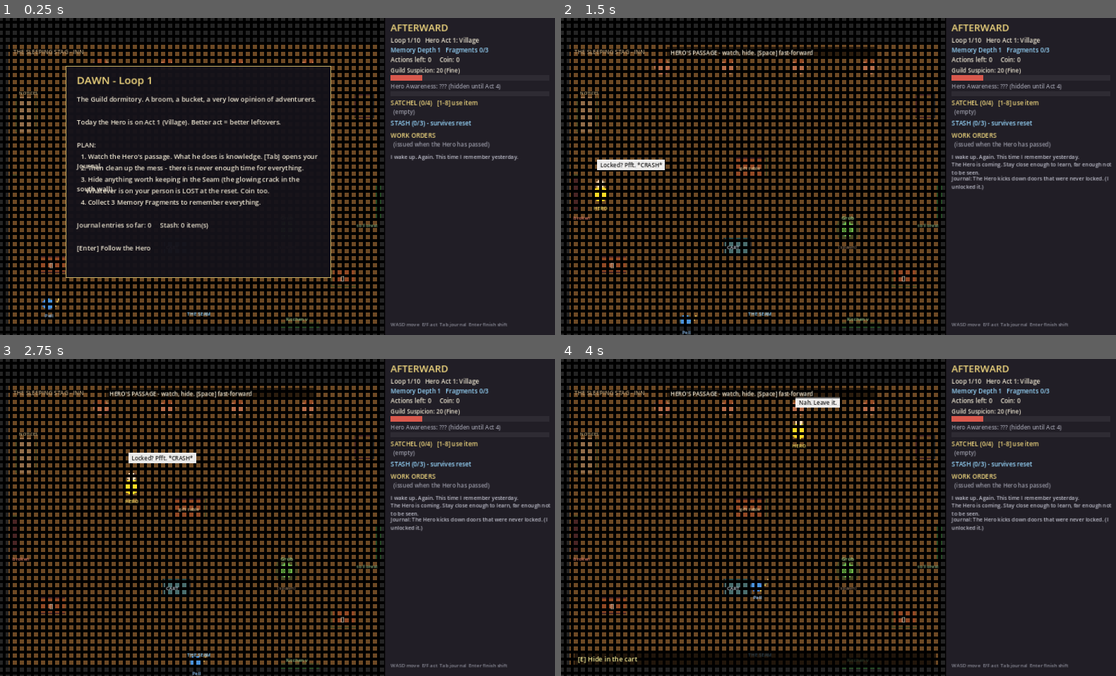
Above: before the commit, frames 1-4 (two rows, left to right).
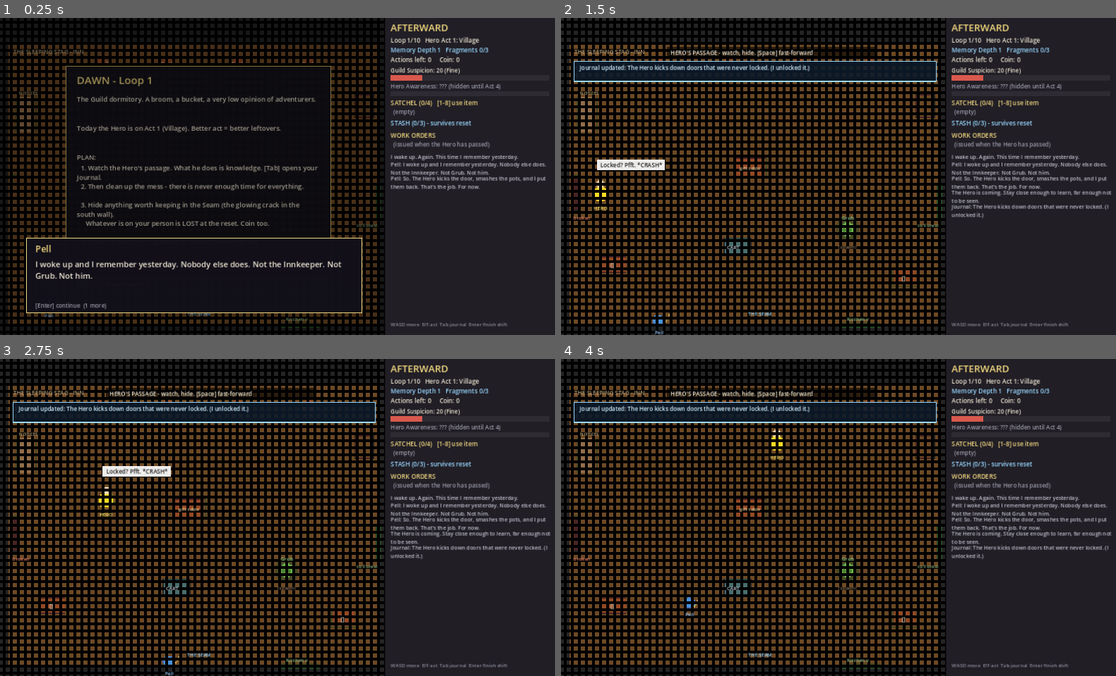
Above: after the commit, the same moments.

Repository: LerkaHalerka/NPC-game
Game: Godot game, scene res://main.tscn
Same seed, same stepped clock (60 frames per second), same inputs: the game is played once before the commit and once after it.
Inputs:
- Up to frame 1 (0.25 s): no input
- Up to frame 2 (1.5 s): tap Enter at 0.5, 0.6 s; hold D 0.53-1.28 s; tap Space at 0.77, 1.07 s; tap Keypad Enter at 0.8, 1.35 s; hold S from 1.28 s (still down)
- Up to frame 3 (2.75 s): tap Space at 1.52, 1.82 s; tap E at 1.55, 2.1 s; release S at 2.03 s; hold D from 2.03 s (still down); tap F at 2.3 s
- Up to frame 4 (4 s): release D at 2.78 s; hold W 2.78-3.53 s; tap F at 2.85 s; tap Space at 3.02, 3.32, 3.77 s; tap 1 at 3.05, 3.6 s; hold A from 3.53 s (still down); tap 2 at 3.8 s

The runs differ from the first frame. In frame 1, 22% of the frame differs, in the area x 1-99%, y 8-98%; in frame 2, 5.7%; in frame 3, 6.7%; in frame 4, 7.2%.

Commit message:
More actions, free story actions, on-screen story dialogue
Co-Authored-By: Claude Sonnet 5.5 <noreply@anthropic.com>
Claude-Session: https://claude.ai/code/session_013qnoERB8C8baLYTdigbmcm

Diff:
--- a/scripts/main.gd
+++ b/scripts/main.gd
@@ -7,7 +7,8 @@
 
 const ROOM := Rect2(20, 60, 840, 640)
 const PANEL_X := 885.0
-const SHIFT_ACTIONS := 8
+## Chores cost actions. Story actions (talking, notes, gifts, fragment hunting) are free.
+const SHIFT_ACTIONS := 12
 const MAX_LOOPS := 10
 const FRAGMENTS_NEEDED := 3
 const PELL_SPEED := 230.0
@@ -73,6 +74,9 @@
 var shapes_on: bool = true
 var text_on: bool = true
 var ui_overlay: Node2D
+var dialogue: Array = []   # blocking story boxes: {who, text}
+var toast_text: String = ""
+var toast_time: float = 0.0
 const PIXEL_SIZE := 4.0
 
 
@@ -82,6 +86,8 @@
 	setup_pixel_layers()
 	reset_world()
 	say("I wake up. Again. This time I remember yesterday.")
+	story("Pell", "I woke up and I remember yesterday. Nobody else does. Not the Innkeeper. Not Grub. Not him.")
+	story("Pell", "So. The Hero kicks the door, smashes the pots, and I put them back. That's the job. For now.")
 
 
 # =========================================================== setup
@@ -264,6 +270,24 @@
 	journal[id] = {"text": text, "loop": loop_no}
 	learned_this_loop.append(text)
 	say("Journal: " + text)
+	toast_text = "Journal updated: " + text
+	toast_time = 5.0
+
+
+func story(who: String, text: String) -> void:
+	## Plot-moving line: logged in the side panel AND shown in a big on-screen box that pauses play.
+	dialogue.append({"who": who, "text": text})
+	say(who + ": " + text)
+
+
+func awareness_story() -> void:
+	match awareness_state():
+		"Curious":
+			story("Pell", "The Hero glanced at me. Just for a second. Nobody looks at the cleaner. Careful.")
+		"Suspicious":
+			story("Hero", "Hey. Weren't you here yesterday? ...Weird. I keep seeing you.")
+		"Engaged":
+			story("Hero", "Wait. I know you. Who are you?")
 
 
 func witness(id: String, text: String) -> void:
@@ -275,7 +299,8 @@
 	found[source] = true
 	fragments += 1
 	add_fact(fact_id, text)
-	say("MEMORY FRAGMENT! Memory Depth is now %d." % memory_depth())
+	story("MEMORY FRAGMENT", text)
+	story("Pell", "Memory Depth %d. I remember more than I did this morning. That should worry me." % memory_depth())
 
 
 func lean_up(k: String, n: int) -> void:
@@ -342,7 +367,7 @@
 	if hero.awareness >= 60.0:
 		actions -= 1
 		say("The Hero is suspicious of you. You feel eyes on your back.")
-	actions = maxi(4, actions)
+	actions = maxi(6, actions)
 	orders = {}
 	for id in objs:
 		var o: Dictionary = objs[id]
@@ -458,8 +483,11 @@
 	if fragments >= FRAGMENTS_NEEDED or loop_no >= MAX_LOOPS:
 		phase = Phase.ENDING
 		return
+	var old_tier: int = tier()
 	loop_no += 1
 	reset_world()
+	if tier() != old_tier:
+		story("Pell", "The Hero's moved on to Act %d: %s. The leftovers will be better. So will the monsters." % [tier(), ACT_NAMES[tier() - 1]])
 	phase = Phase.DAWN
 	msgs = []
 	say("Dawn. Loop %d. The inn smells of last night's stew." % loop_no)
@@ -541,7 +569,10 @@
 			hero_i += 1
 	# Being near the Hero in plain sight raises Awareness.
 	if not in_cart and hero_room == cur_room and pell.distance_to(hero_pos) < 110.0:
+		var before: String = awareness_state()
 		hero.awareness = minf(100.0, hero.awareness + 14.0 * dt)
+		if awareness_state() != before:
+			awareness_story()
 
 
 func hero_do(a: String, o: Dictionary) -> void:
@@ -652,14 +683,14 @@
 			return ["Repair door (1 action)", ""] if o.state == "broken" else ["", ""]
 		"grub":
 			if o.state == "out":
-				return ["Drag Grub back to spawn (1 action)", "Talk to groggy Grub (1 action)"]
+				return ["Drag Grub back to spawn (1 action)", "Talk to groggy Grub (story, free)"]
 			return ["", ""]
 		"board":
-			return ["Pin standard quest (1 action)", "Write your own note (1 action)"]
+			return ["Pin standard quest (1 action)", "Write your own note (story, free)"]
 		"table":
-			return ["Leave a gift for the Hero (1 action)", ""] if o.state == "empty" else ["", ""]
+			return ["Leave a gift for the Hero (story, free)", ""] if o.state == "empty" else ["", ""]
 		"barrel":
-			return ["Search behind barrel (1 action)", ""] if o.state == "kicked" else ["", ""]
+			return ["Search behind barrel (story, free)", ""] if o.state == "kicked" else ["", ""]
 		"seam":
 			return ["Open the Seam (stash)", ""]
 	return ["", ""]
@@ -744,8 +775,7 @@
 					lean_up("compassion", 2)
 					say("Grub dragged home. He doesn't remember a thing. Probably.")
 			else:
-				if spend(1):
-					talk_to_grub()
+				talk_to_grub()
 		"board":
 			if not alt:
 				if spend(1):
@@ -762,7 +792,7 @@
 					break
 			if idx2 < 0:
 				say("I have nothing to give. (Gifts: bread, flowers, chocolate - the Hero's own leftovers, polished.)")
-			elif spend(1):
+			else:
 				var g: Dictionary = satchel[idx2]
 				satchel.remove_at(idx2)
 				o.state = "gift"
@@ -772,8 +802,7 @@
 			if found.has("barrel"):
 				say("Nothing more behind the barrel.")
 			elif journal.has("hero_barrel"):
-				if spend(1):
-					gain_fragment("barrel", "frag_barrel", "Behind the barrel: scratched into the wall, in my own handwriting - 'Don't trust the Founder.'")
+				gain_fragment("barrel", "frag_barrel", "Behind the barrel, scratched into the wall in my own handwriting: 'Don't trust the Founder.'")
 			else:
 				say("A dusty crack. If only I knew why he keeps kicking this thing...")
 		"seam":
@@ -784,11 +813,12 @@
 	lean_up("compassion", 4)
 	if not journal.has("grub_memory"):
 		add_fact("grub_memory", "Grub: 'Every morning I wake up, and every morning I forget a bad dream.' Revived monsters keep a trace of memory.")
-		say("Grub mumbles something odd. He looks sad. Come back and ask again.")
+		story("Grub", "...every morning I wake up on the same spot. And every morning someone tired drags me home.")
+		story("Pell", "He remembers something. Guild charms leave a trace. I should ask again tomorrow, once he's had time to think.")
 	elif journal[("grub_memory")].loop < loop_no and not found.has("grub"):
 		gain_fragment("grub", "frag_grub", "Grub: 'A mad old woman, Wenna, used to count the resets on the wall. Like you.'")
 	else:
-		say("Grub snores softly.")
+		story("Grub", "Zzz... five more minutes...")
 
 
 func use_item(i: int) -> void:
@@ -818,6 +848,10 @@
 		return
 	if k == KEY_F1:
 		show_debug = not show_debug
+		return
+	if not dialogue.is_empty():
+		if k == KEY_ENTER or k == KEY_KP_ENTER or k == KEY_E or k == KEY_SPACE or k == KEY_F:
+			dialogue.pop_front()
 		return
 	if show_journal:
 		if k == KEY_ESCAPE:
@@ -894,9 +928,6 @@
 		return
 	var b: Dictionary = objs["board"]
 	if k == KEY_1 or k == KEY_2:
-		if not spend(1):
-			menu = ""
-			return
 		if k == KEY_1:
 			b.state = "kind"
 			lean_up("compassion", 6)
@@ -942,7 +973,7 @@
 
 func _process(delta: float) -> void:
 	if phase == Phase.PASSAGE or phase == Phase.SHIFT or phase == Phase.DAWN:
-		if menu == "" and not show_journal and not in_cart:
+		if menu == "" and not show_journal and not in_cart and dialogue.is_empty():
 			var v: Vector2 = Vector2.ZERO
 			if Input.is_physical_key_pressed(KEY_W) or Input.is_physical_key_pressed(KEY_UP):
 				v.y -= 1
@@ -955,11 +986,13 @@
 			if phase != Phase.DAWN:
 				move_pell(v.normalized() * PELL_SPEED * delta)
 				check_doorways()
-	if phase == Phase.PASSAGE and menu == "" and not show_journal:
+	if phase == Phase.PASSAGE and menu == "" and not show_journal and dialogue.is_empty():
 		var hdt: float = delta * (3.0 if Input.is_physical_key_pressed(KEY_SPACE) else 1.0)
 		update_hero(hdt)
 	if bark_time > 0.0:
 		bark_time -= delta
+	if toast_time > 0.0:
+		toast_time -= delta
 	queue_redraw()
 	if ui_overlay != null:
 		ui_overlay.queue_redraw()
@@ -1035,6 +1068,30 @@
 		draw_note_menu()
 	if show_journal:
 		draw_journal()
+	draw_toast()
+	draw_dialogue()
+
+
+func draw_toast() -> void:
+	if toast_time <= 0.0 or not dialogue.is_empty():
+		return
+	var w: float = 820.0
+	box(Rect2(Vector2(30, 98), Vector2(w, 46)), Color(0.05, 0.1, 0.16, 0.9), Color(0.6, 0.85, 1.0))
+	para(Vector2(42, 118), toast_text, w - 24.0, 13, Color(0.8, 0.93, 1.0))
+
+
+func draw_dialogue() -> void:
+	if dialogue.is_empty():
+		return
+	var d: Dictionary = dialogue[0]
+	var r: Rect2 = Rect2(60, 500, 760, 170)
+	var frag: bool = d.who == "MEMORY FRAGMENT"
+	box(Rect2(0, 0, 872, 720), Color(0, 0, 0, 0.35))
+	box(r, Color(0.07, 0.06, 0.1, 0.97), Color(0.6, 0.85, 1.0) if frag else Color(0.95, 0.85, 0.5))
+	txt(r.position + Vector2(20, 32), String(d.who), 20, Color(0.6, 0.85, 1.0) if frag else Color(0.95, 0.85, 0.5))
+	para(r.position + Vector2(20, 66), String(d.text), 720.0, 18)
+	var more: String = "  (%d more)" % (dialogue.size() - 1) if dialogue.size() > 1 else ""
+	txt(r.position + Vector2(20, 158), "[Enter] continue" + more, 13, Color(0.6, 0.6, 0.65))
 
 
 func draw_world() -> void:
@@ -1257,7 +1314,7 @@
 	]
 	for l in lines:
 		para(Vector2(r.position.x + 24, y), String(l), 550.0, 15)
-		y += 26.0
+		y += 24.0 if String(l).length() < 62 else 42.0
 
 
 func draw_stash() -> void:
@@ -1288,7 +1345,7 @@
 	txt(Vector2(r.position.x + 24, y), "[1] 'Please be gentle with the pots. They have feelings.'   (Compassion)", 15, Color(0.6, 0.9, 0.6))
 	y += 30.0
 	txt(Vector2(r.position.x + 24, y), "[2] 'URGENT: wolf in the forest. Go now.'   (Control)", 15, Color(0.9, 0.7, 0.5))
-	txt(Vector2(r.position.x + 24, r.end.y - 20), "[Esc] cancel   (costs 1 action; replaces the standard notice)", 13, Color(0.6, 0.6, 0.65))
+	txt(Vector2(r.position.x + 24, r.end.y - 20), "[Esc] cancel   (free; counts as your pinned notice)", 13, Color(0.6, 0.6, 0.65))
 
 
 func draw_journal() -> void:
Not shown, changed: README.md
